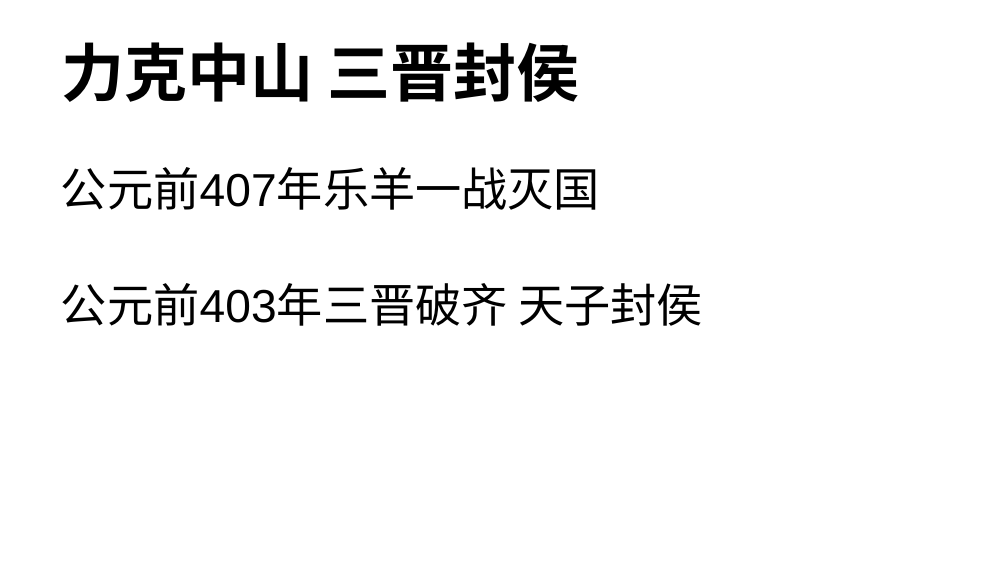
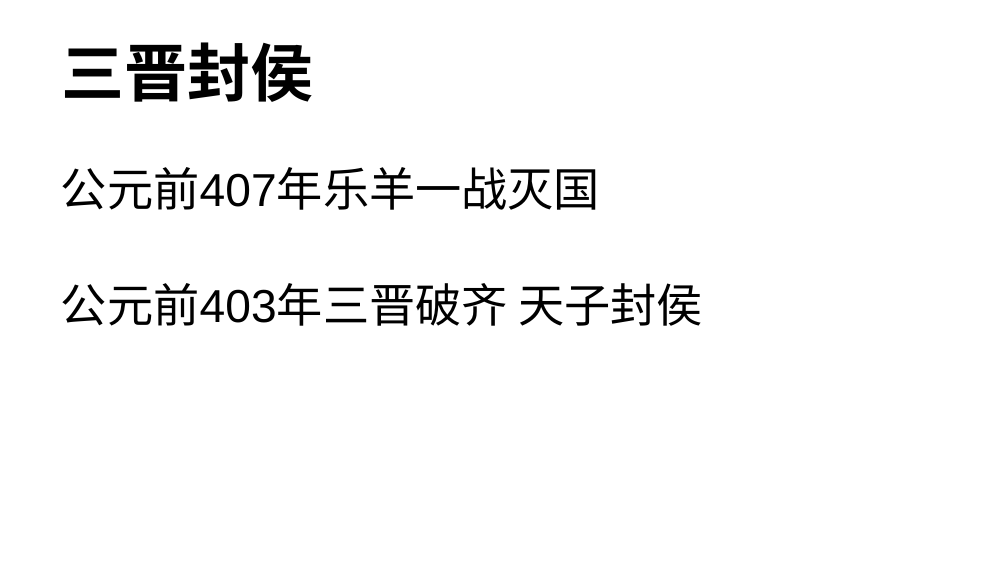
Before and after one commit to DaccPonding/learn_for_yourself, a slide deck: slide 5 of 阿正的分享.pptx. Drawn at 1008x567 pixels with LibreOffice and Linux fonts; fonts in the diff are those of the drawing. Boxes give left, top, right and bottom in pixels: in the first picture for what was removed or moved away, otherwise in the second. Text is boxed around its words. In the diff, an @@ line names an element or a change of style, - is before the commit and + after.

```diff
--- a/阿正的分享.pptx
+++ b/阿正的分享.pptx
@@ title at <box>61,42,313,102</box>: text changed @@
-力克中山 三晋封侯
+三晋封侯
```
Also in this commit, not shown: 5 other slides changed, 6 slides added, 1 slide removed, 1 other file.
